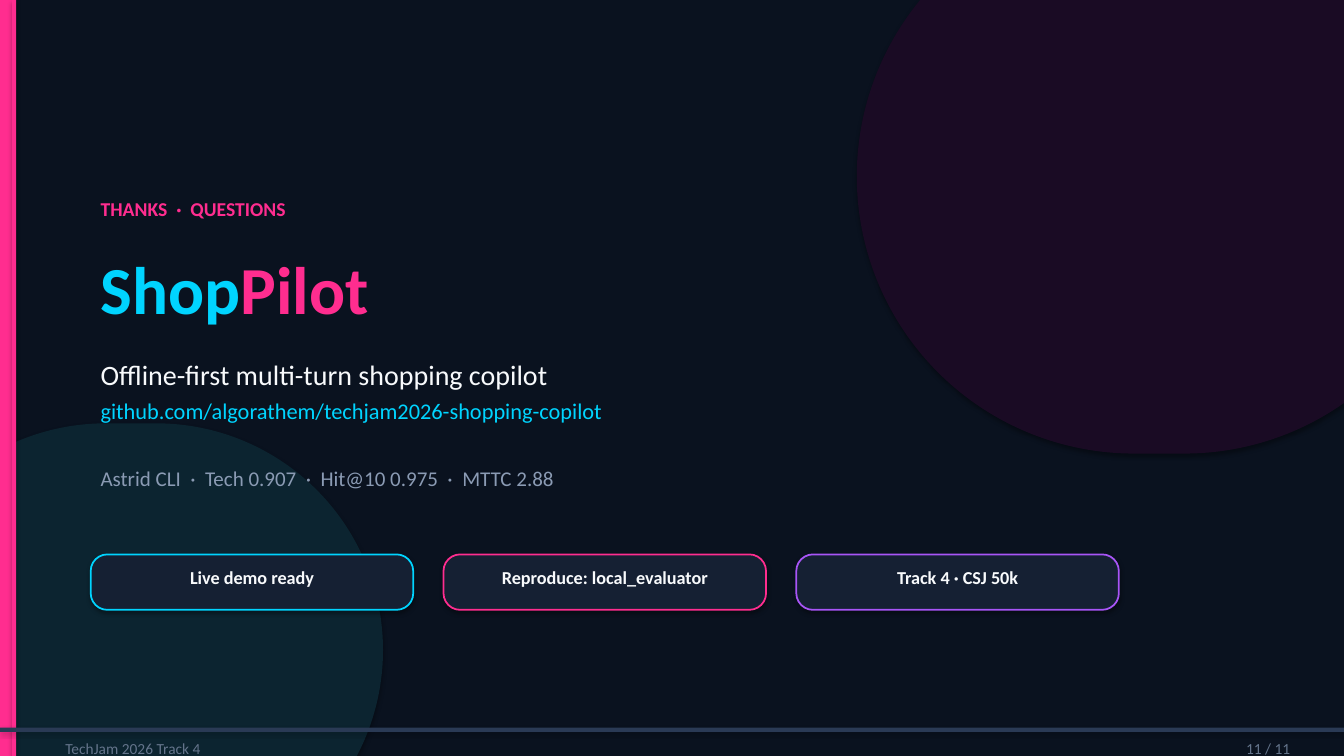
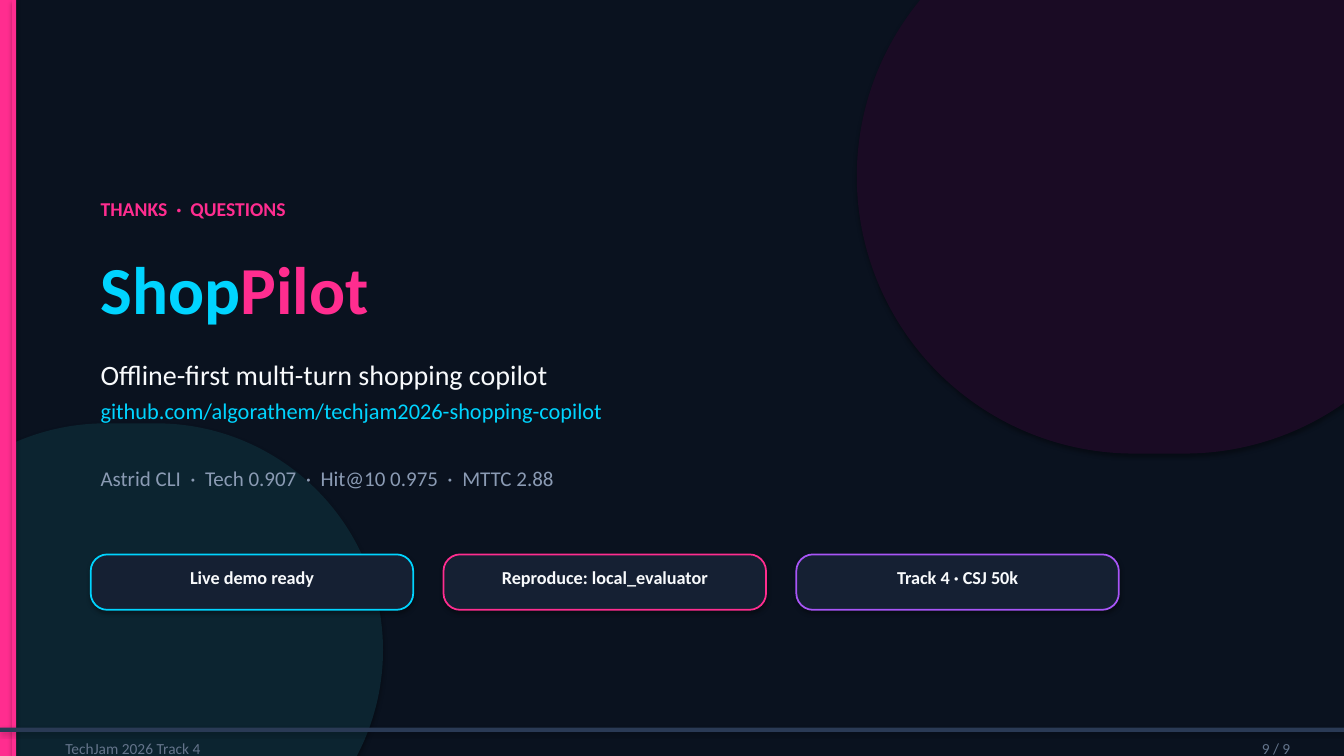
Before and after one commit to algorathem/techjam2026-shopping-copilot, a slide deck: slide 9 of docs/ShopPilot_Demo_Slides.pptx (slide 11 before the commit). Drawn at 1344x756 pixels with LibreOffice and Linux fonts; fonts in the diff are those of the drawing. Boxes give left, top, right and bottom in pixels: in the first picture for what was removed or moved away, otherwise in the second. Text is boxed around its words. In the diff, an @@ line names an element or a change of style, - is before the commit and + after.

```diff
--- a/docs/ShopPilot_Demo_Slides.pptx
+++ b/docs/ShopPilot_Demo_Slides.pptx
@@ text at (x1=1262, y1=744, x2=1290, y2=754): text changed @@
-11 / 11
+9 / 9
```
Also in this commit, not shown: 7 other slides changed, 1 slide added, 3 slides removed, 3 other files.
